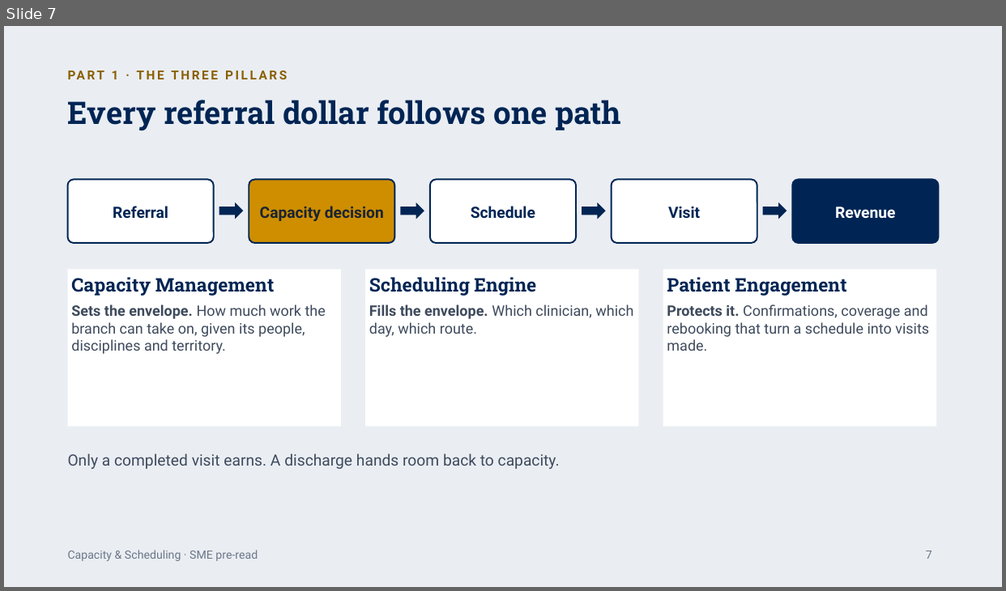
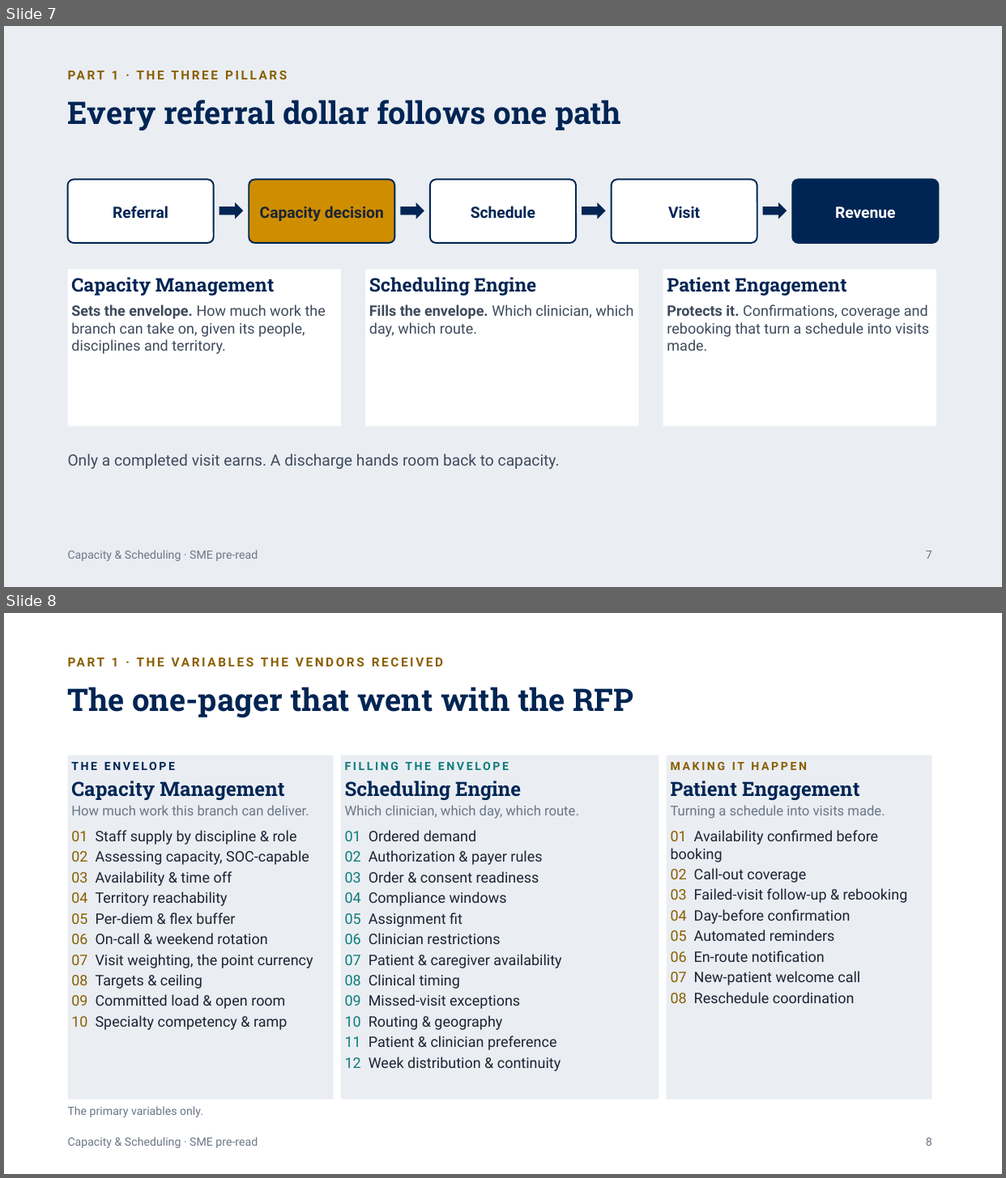
Before and after one commit to worker-max/compassus-capacity-pm, a slide deck: agents/compassus-capacity-pm/artifacts/Nashville-SME-PreRead.pptx. Shown one above the other, each under a label of ours: slide 7 before the commit, slides 7 and 8 after it. The pictures are 1006x591 and 1006x1178 pixels, drawn with LibreOffice and Linux fonts; fonts in the diff are those of the drawing. Boxes give left, top, right and bottom in pixels: in the first picture for what was removed or moved away, otherwise in the second. Text is boxed around its words. In the diff, an @@ line names an element or a change of style, - is before the commit and + after.

```diff
--- a/agents/compassus-capacity-pm/artifacts/Nashville-SME-PreRead.pptx
+++ b/agents/compassus-capacity-pm/artifacts/Nashville-SME-PreRead.pptx
@@ slide 8 added at [4, 613, 1002, 1174], background #FFFFFF; not listed: 1 template element that a slide beside it also shows @@
@@ text added at [112, 658, 119, 666], 12 pt, text #8A5F00, bold @@
+PART 1 · THE VARIABLES THE VENDORS RECEIVED
@@ title added at [68, 687, 633, 718], 30 pt, text #002554, bold @@
+The one-pager that went with the RFP
@@ rectangle added at [68, 756, 334, 1100], fill #EAEEF3 @@
@@ rectangle added at [341, 756, 659, 1100], fill #EAEEF3 @@
@@ rectangle added at [667, 756, 932, 1100], fill #EAEEF3 @@
@@ text added at [71, 762, 313, 1030], 14 pt, text #1B2433 @@
+THE ENVELOPE
+Capacity Management
+How much work this branch can deliver.
+01 Staff supply by discipline & role
+02 Assessing capacity, SOC-capable
+03 Availability & time off
+04 Territory reachability
+05 Per-diem & flex buffer
+06 On-call & weekend rotation
+07 Visit weighting, the point currency
+08 Targets & ceiling
+09 Committed load & open room
+10 Specialty competency & ramp
@@ text added at [345, 762, 579, 1071], 14 pt, text #1B2433 @@
+FILLING THE ENVELOPE
+Scheduling Engine
+Which clinician, which day, which route.
+01 Ordered demand
+02 Authorization & payer rules
+03 Order & consent readiness
+04 Compliance windows
+05 Assignment fit
+06 Clinician restrictions
+07 Patient & caregiver availability
+08 Clinical timing
+09 Missed-visit exceptions
+10 Routing & geography
+11 Patient & clinician preference
+12 Week distribution & continuity
@@ text added at [671, 762, 908, 1003], 14 pt, text #1B2433 @@
+MAKING IT HAPPEN
+Patient Engagement
+Turning a schedule into visits made.
+01 Availability confirmed before booking
+02 Call-out coverage
+03 Failed-visit follow-up & rebooking
+04 Day-before confirmation
+05 Automated reminders
+06 En-route notification
+07 New-patient welcome call
+08 Reschedule coordination
@@ text added at [68, 1106, 203, 1118], 11 pt, text #6B7686 @@
+The primary variables only.
@@ page number added at [926, 1138, 932, 1146], 11 pt, text #6B7686 @@
+8
```
Also in this commit, not shown: 1 slide changed, 1 other slide added, 9 slides removed.
